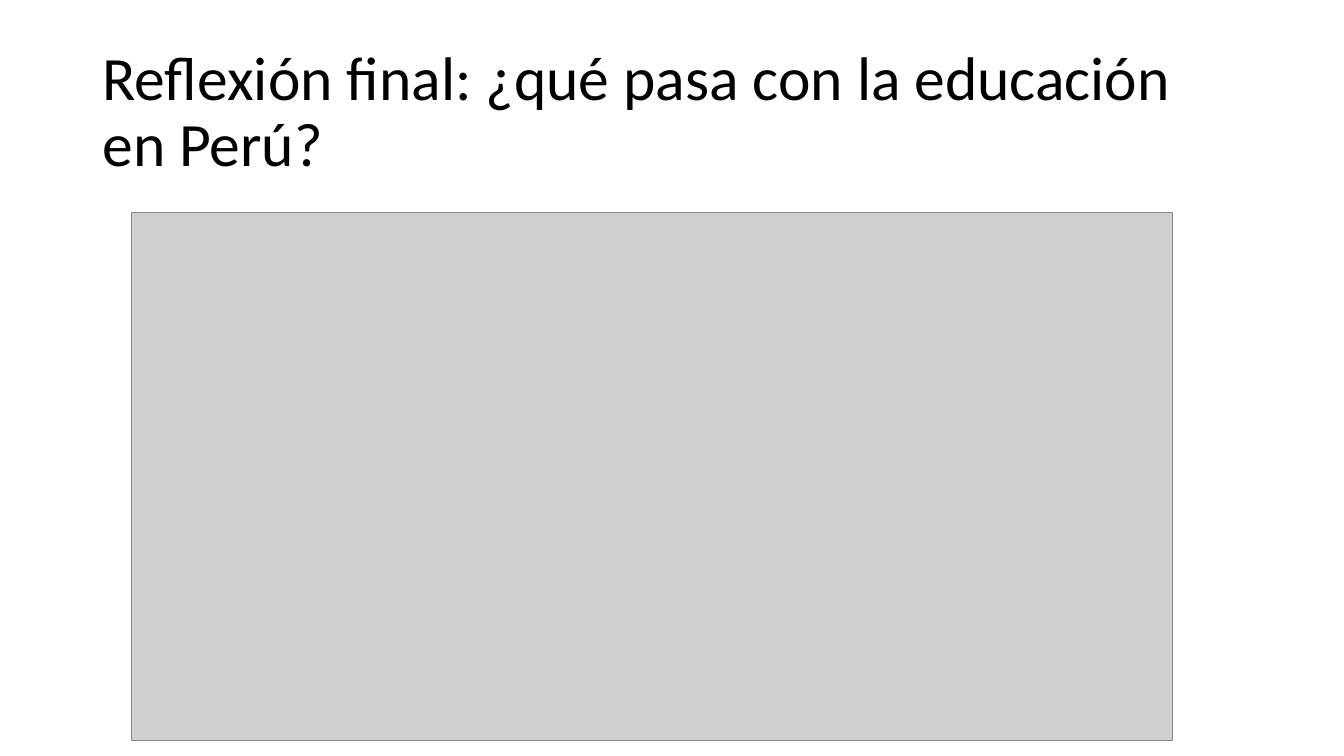
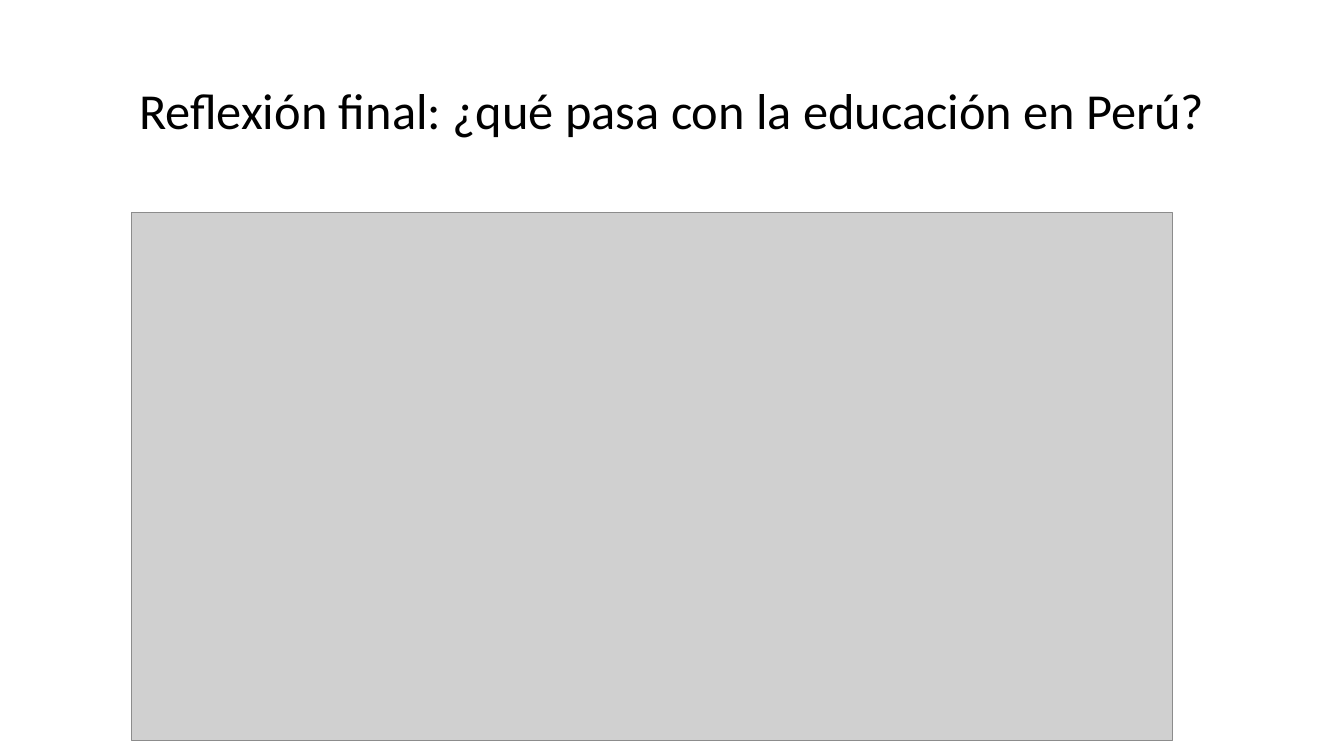
Before and after one commit to zaboltar/zaboltar.github.io, a slide deck: slide 3 of assets uarm/2023 1 UarmPCrit/Kant - ilustracion proyecto critico educacion.pptx (slide 2 before the commit). Drawn at 1344x756 pixels with LibreOffice and Linux fonts; fonts in the diff are those of the drawing; grey boxes stand for pictures. Boxes give left, top, right and bottom in pixels: in the first picture for what was removed or moved away, otherwise in the second. Text is boxed around its words. In the diff, an @@ line names an element or a change of style, - is before the commit and + after.

```diff
--- a/assets uarm/2023 1 UarmPCrit/Kant - ilustracion proyecto critico educacion.pptx
+++ b/assets uarm/2023 1 UarmPCrit/Kant - ilustracion proyecto critico educacion.pptx
@@ title "Reflexión final: ¿qué pasa con ..." at (139, 94, 1204, 138): size 44 to 36 pt; alignment left to centre @@
```
Also in this commit, not shown: 5 other slides changed, 17 slides added, 5 slides removed, 15 other files.
